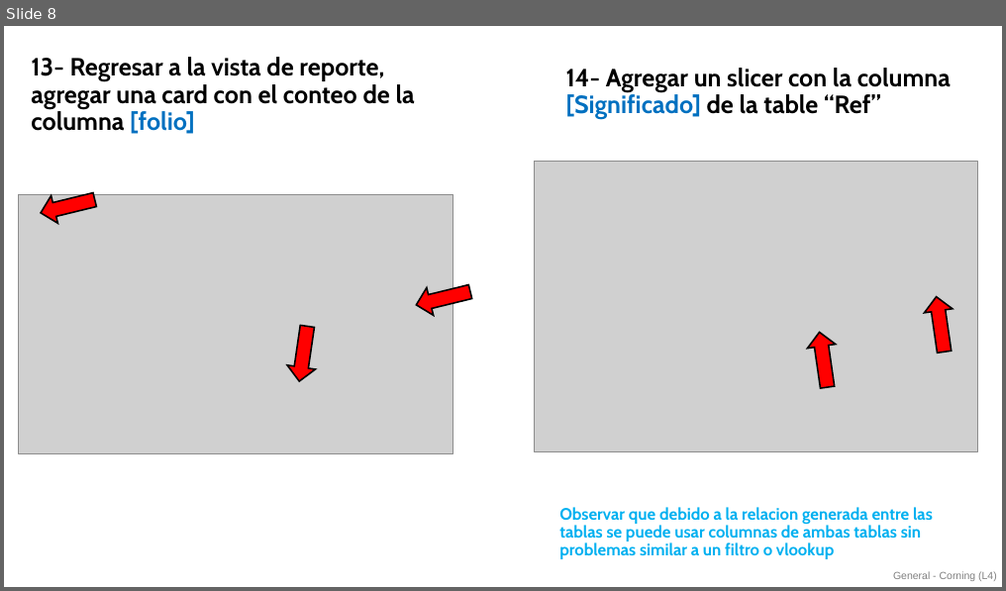
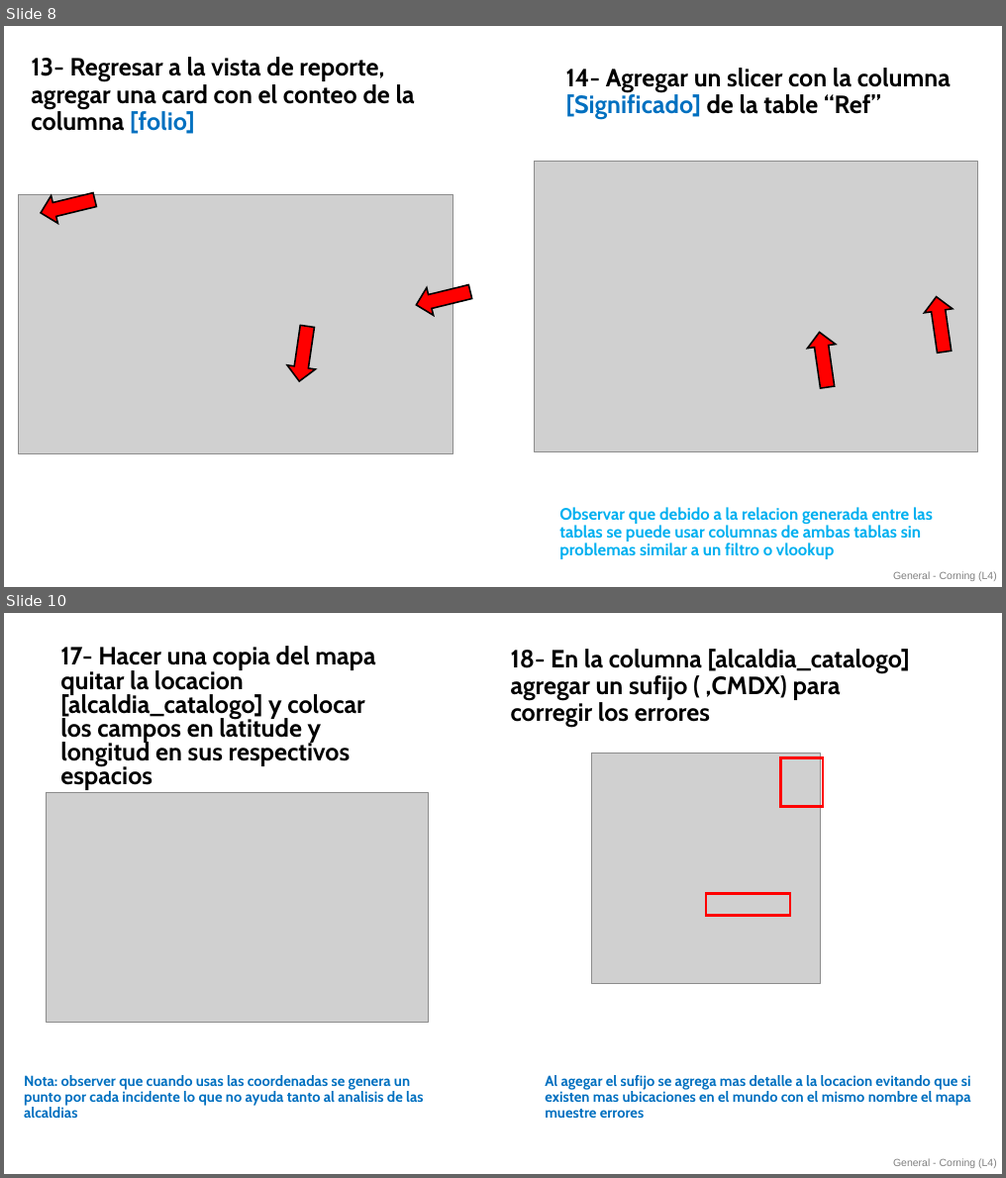
Before and after one commit to EduardoGlzF/PBICourses, a slide deck: Clase6.pptx. Shown one above the other, each under a label of ours: slide 8 before the commit, slides 8 and 10 after it; the slides between them are not shown. The pictures are 1006x591 and 1006x1178 pixels, drawn with LibreOffice and Linux fonts; fonts in the diff are those of the drawing; grey boxes stand for pictures. Boxes give left, top, right and bottom in pixels: in the first picture for what was removed or moved away, otherwise in the second. Text is boxed around its words. In the diff, an @@ line names an element or a change of style, - is before the commit and + after.

```diff
--- a/Clase6.pptx
+++ b/Clase6.pptx
@@ slide 10 added at (4, 613, 1002, 1174), background #FFFFFF; not listed: 1 template element that a slide beside it also shows @@
@@ text added at (60, 646, 375, 790), 24 pt, text #000000, bold @@
+17- Hacer una copia del mapa quitar la locacion [alcaldia_catalogo] y colocar los campos en latitude y longitud en sus respectivos espacios
@@ text added at (511, 649, 910, 728), 24 pt, text #000000, bold @@
+18- En la columna [alcaldia_catalogo] agregar un sufijo ( ,CMDX) para corregir los errores
@@ picture added at (592, 754, 821, 983) @@
@@ rectangle added at (781, 759, 823, 807), outline #FF0000 2.25 pt @@
@@ picture added at (46, 792, 430, 1022) @@
@@ rectangle added at (706, 894, 790, 916), outline #FF0000 2.25 pt @@
@@ text added at (24, 1075, 423, 1118), 14 pt, text #0070C0, bold @@
+Nota: observer que cuando usas las coordenadas se genera un punto por cada incidente lo que no ayuda tanto al analisis de las alcaldias
@@ text added at (545, 1075, 971, 1118), 14 pt, text #0070C0, bold @@
+Al agegar el sufijo se agrega mas detalle a la locacion evitando que si existen mas ubicaciones en el mundo con el mismo nombre el mapa muestre errores
```
Also in this commit, not shown: 3 other slides added.
